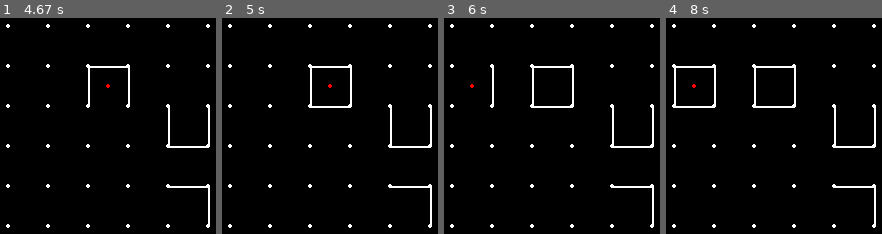
Above: before the commit, frames 1-4 (left to right).
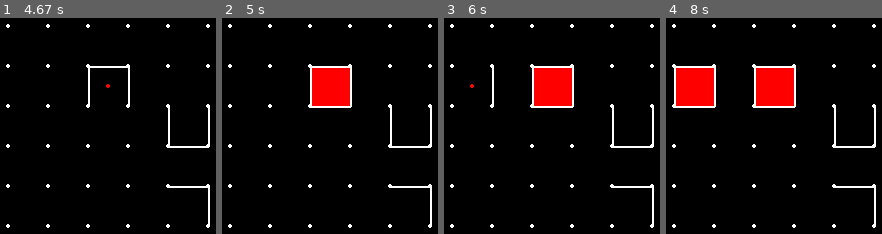
Above: after the commit, the same moments.

Repository: SleepFoxx/Dots-and-boxes
Game: pygame game, started from dots-and-boxes-pygame.py
Same seed, same stepped clock (60 frames per second), same inputs: the game is played once before the commit and once after it.
Inputs (mouse positions are in pixels of both pictures, inside the frame that each line leads up to):
- Up to frame 1 (4.67 s): hold Right 0.33-0.8 s; hold Up 0.83-1.13 s; press the mouse at (187, 126) at 1.2 s; move the mouse to (146, 160) at 1.3 s; release the mouse at (103, 192) at 1.43 s; hold Right 1.5-1.97 s; hold Left 2-2.53 s; hold Down 2.57-2.87 s; press the mouse at (108, 84) at 2.93 s; move the mouse to (66, 50) at 3.03 s; release the mouse at (outside the picture) at 3.17 s; hold Left 3.23-3.63 s; hold Up 3.67-4.03 s; hold Right from 4.07 s (still down)
- Up to frame 2 (5 s): release Right at 4.7 s; hold Down from 4.73 s (still down)
- Up to frame 3 (6 s): release Down at 5.1 s; click (472, 84) at 5.68 s; hold Right from 5.97 s (still down)
- Up to frame 4 (8 s): release Right at 6.43 s; hold Up 6.47-6.77 s; hold Left 7.3-7.83 s; hold Down from 7.87 s (still down)

Frame 1 is identical in both runs. In frame 2, 3.1% of the frame differs, in the area x 41-60%, y 23-41%; in frame 3, 3.1%; in frame 4, 6.2%, in the area x 4-60%, y 23-41%.

Commit message:
Uz sa to vyfarbuje

Diff:
--- a/dots-and-boxes-pygame.py
+++ b/dots-and-boxes-pygame.py
@@ -15,7 +15,7 @@
 modra = (0, 0, 255)
 zelena = (0, 255, 0)
 cierna = (0, 0, 0)
-
+#classa samotneho okna
 class miesto:
     def __init__(self, r, c):
         self.r = r
@@ -38,13 +38,21 @@
                     ]
         self.strany = [False, False, False, False]
         self.vyherca = None
+
+    def kontrola_vyhry(self):
+        if not self.vyherca:
+            if self.strany == [True]*4:
+                self.vyherca = True
+
     def update(self, okno):
+        if self.vyherca:
+            pygame.draw.rect(okno, cervena, self.rect)
         for index,  side in enumerate(self.strany):
             if side:
                 pygame.draw.line(okno, biela, (self.okraj[index][0]),
                                  self.okraj[index][1], 2)
 
-
+#list boxov
 boxy = []
 for r in range(riadky):
     for c in range(stlpce):
@@ -73,7 +81,7 @@
         if event.type == pygame.MOUSEBUTTONUP:
             pozicia = None
         if event.type == pygame.KEYDOWN:
-
+            #onkeypress nakreslenie strany
             if event.key == pygame.K_UP:
                 hore = True
             if event.key == pygame.K_DOWN:
@@ -83,7 +91,7 @@
             if event.key == pygame.K_RIGHT:
                 vpravo = True
 
-
+        #on key release
         if event.type == pygame.KEYUP:
             if event.key == pygame.K_UP:
                 hore = False
@@ -107,19 +115,28 @@
         box.update(okno)
         if pozicia and box.rect.collidepoint(pozicia):
             bbox = box
-        if bbox:
-            index = bbox.index
-            pygame.draw.circle(okno, cervena, (bbox.rect.centerx, bbox.rect.centery), 2)
+    if bbox:
+        index = bbox.index
+        pygame.draw.circle(okno, cervena, (bbox.rect.centerx, bbox.rect.centery), 2)
 
-            if hore:
-                bbox.strany[0] = True
-            if vpravo:
-                bbox.strany[1] = True
-            if dole:
-                bbox.strany[2] = True
-            if vlavo:
-                bbox.strany[3] = True
+        if hore:
+            bbox.strany[0] = True
+            if index - riadky >= 0:
+                boxy[index - riadky].strany[2] = True
+        if vpravo:
+            bbox.strany[1] = True
+            if (index + 1) % stlpce > 0:
+                boxy[index + 1].strany[3] = True
+        if dole:
+            bbox.strany[2] = True
+            if (index + riadky) < len(boxy):
+                boxy[index + riadky].strany[0] = True
+        if vlavo:
+            bbox.strany[3] = True
+            if index % stlpce > 0:
+                boxy[index - 1].strany[1] = True
 
+        bbox.kontrola_vyhry()
     #updatovanie hry aby sme videli vsetky akcie ktore vykoname
     pygame.display.update()
 #vypnutie hry
